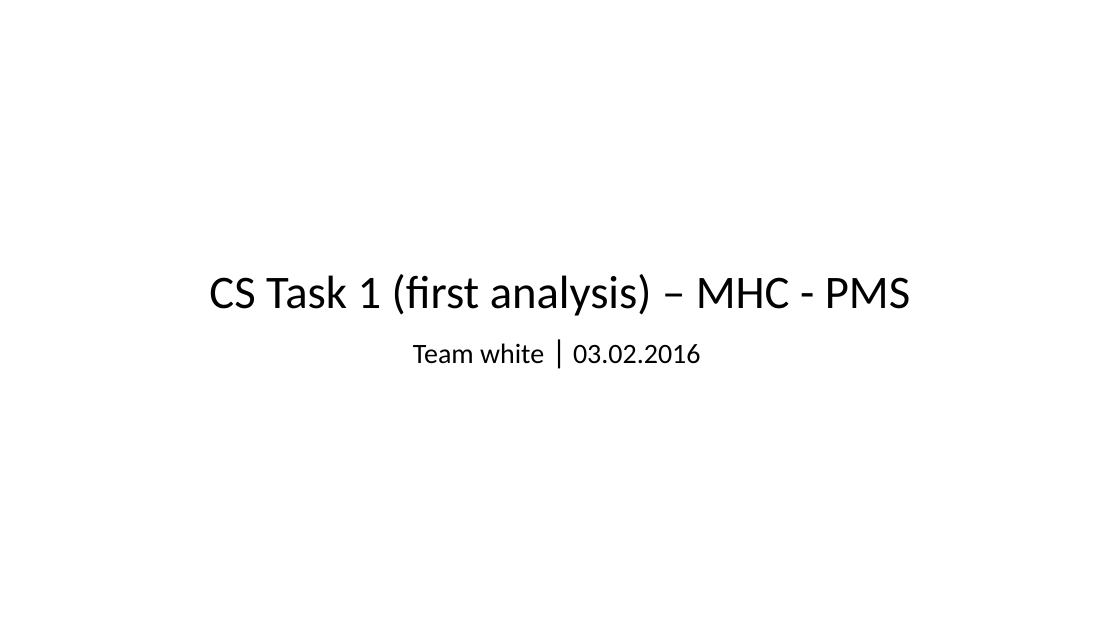
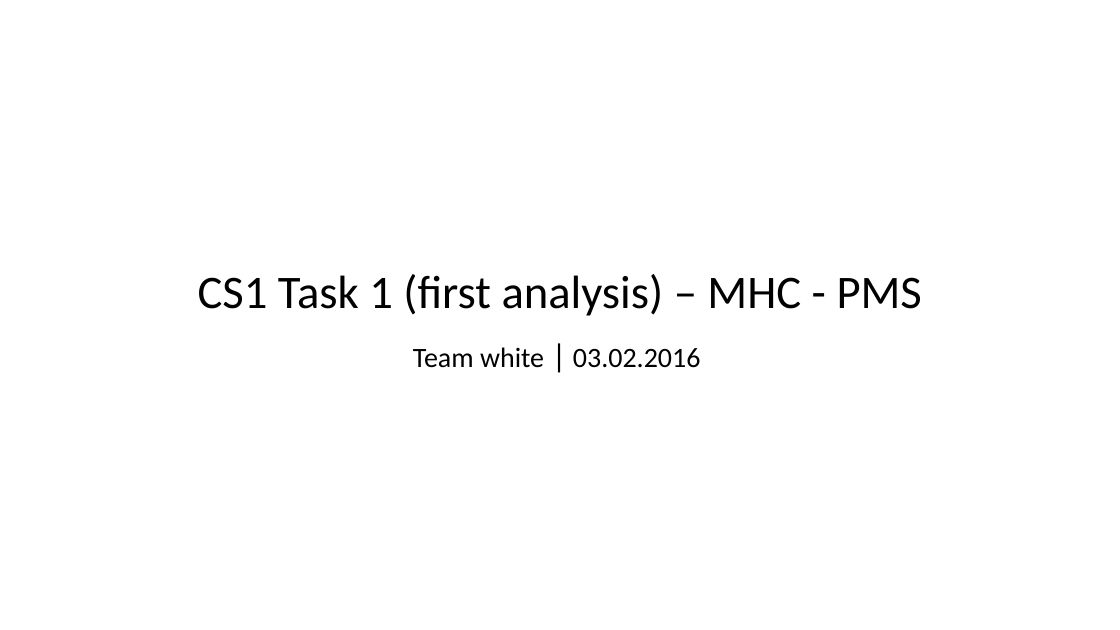
Before and after one commit to s-thoeni/ch.bfh.bti7081.s2016.white, a slide deck: slide 1 of doc/task01/first_analysis.pptx. Drawn at 1120x630 pixels with LibreOffice and Linux fonts; fonts in the diff are those of the drawing. Boxes give left, top, right and bottom in pixels: in the first picture for what was removed or moved away, otherwise in the second. Text is boxed around its words. In the diff, an @@ line names an element or a change of style, - is before the commit and + after.

```diff
--- a/doc/task01/first_analysis.pptx
+++ b/doc/task01/first_analysis.pptx
@@ text at [198,274,922,316]: text changed @@
-CS Task 1 (first analysis) – MHC - PMS
+CS1 Task 1 (first analysis) – MHC - PMS
@@ text "Team white | 03.02.2016" at [413,347,701,368]: line spacing 0.9 to 1; less space between paragraphs @@
```
Also in this commit, not shown: 3 other slides changed.
